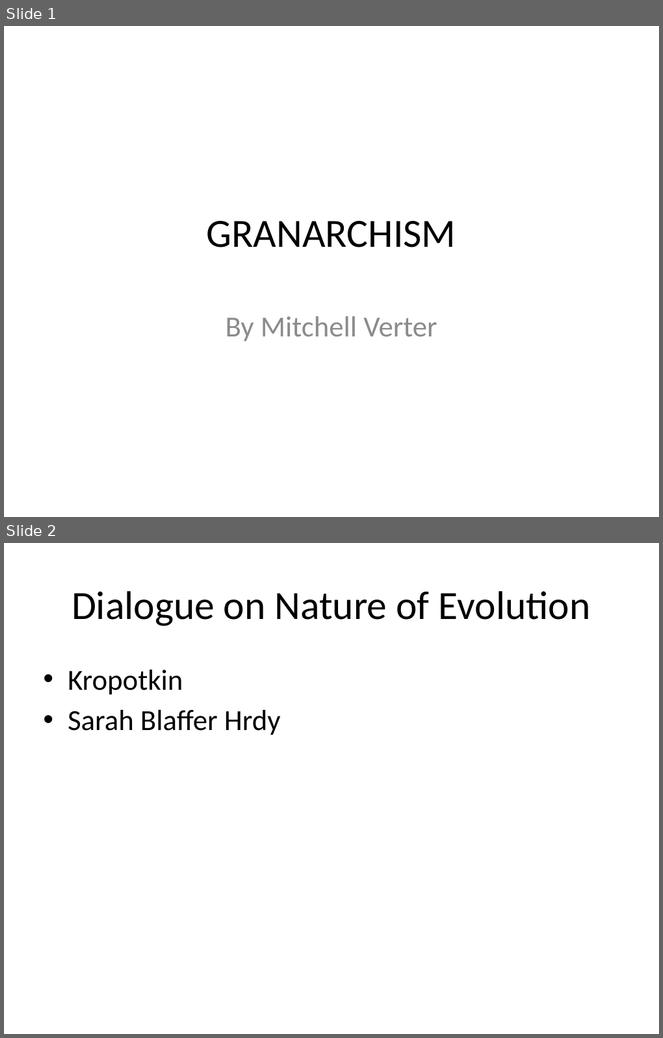
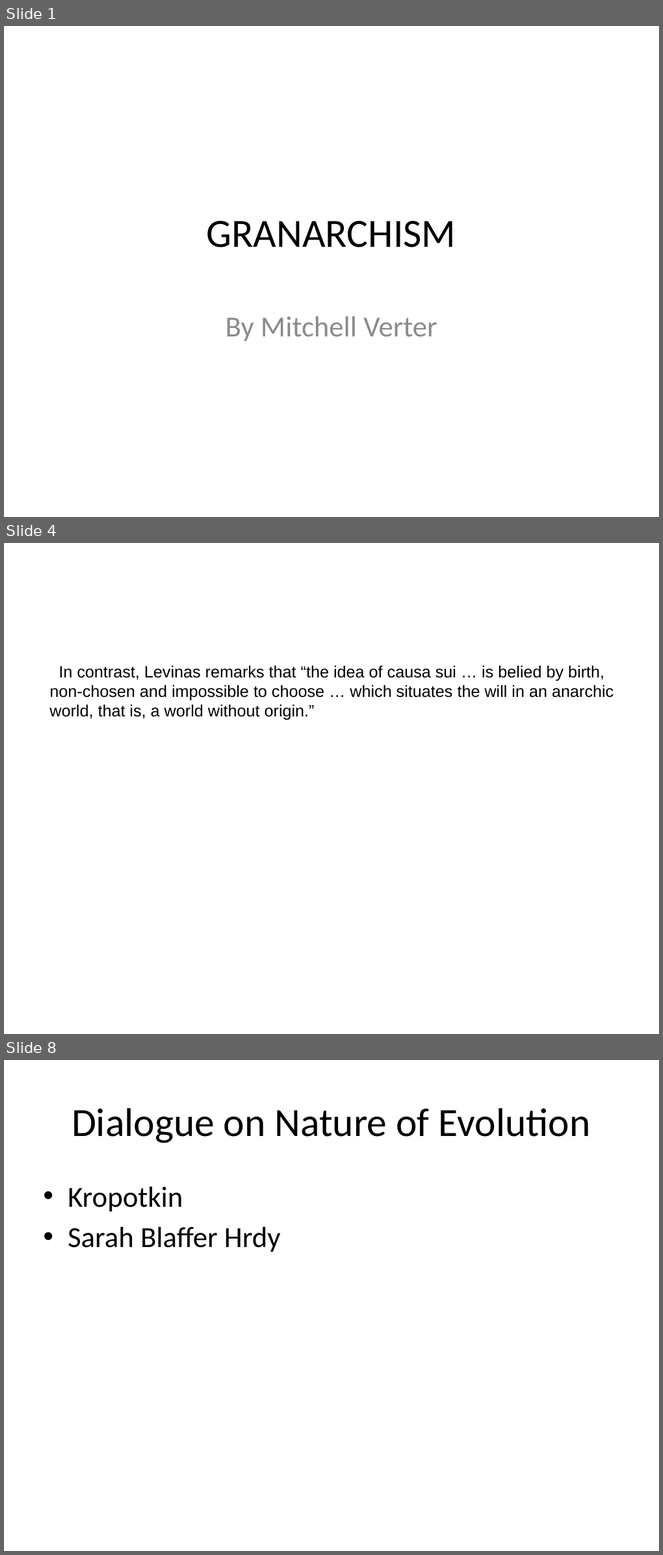
Before and after one commit to mcverter/Dissertation, a slide deck: work/__NEWEST__/KaG/220807_ASN_GRANARCHISM.pptx. Shown one above the other, each under a label of ours: slides 1 and 2 before the commit, slides 1, 4 and 8 after it; the slides between them are not shown. The pictures are 663x1038 and 663x1555 pixels, drawn with LibreOffice and Linux fonts; fonts in the diff are those of the drawing. Boxes give left, top, right and bottom in pixels: in the first picture for what was removed or moved away, otherwise in the second. Text is boxed around its words. In the diff, an @@ line names an element or a change of style, - is before the commit and + after.

```diff
--- a/work/__NEWEST__/KaG/220807_ASN_GRANARCHISM.pptx
+++ b/work/__NEWEST__/KaG/220807_ASN_GRANARCHISM.pptx
@@ slide 4 added at [4, 543, 659, 1034], background #FFFFFF @@
@@ text added at [50, 665, 614, 720], 18 pt, text #000000 @@
+In contrast, Levinas remarks that “the idea of causa sui … is belied by birth, non-chosen and impossible to choose … which situates the will in an anarchic world, that is, a world without origin.”
@@ what was slide 2 is now slide 8 @@
```
Also in this commit, not shown: 5 other slides added, 2 other files.
